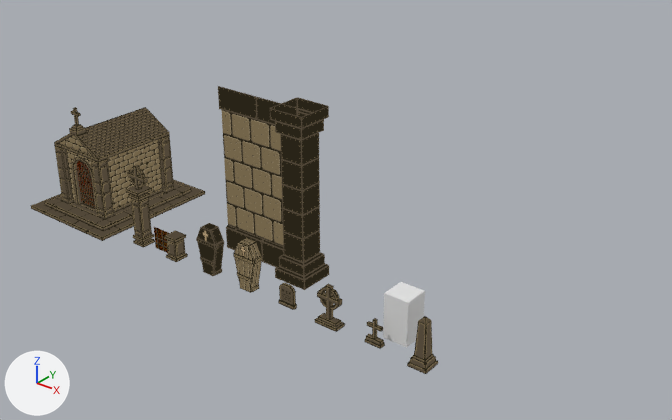
The Blender file Assets/_VanHelsingVR/Art/Blender/Props/Graveyard/Graveyard.blend as it was, and as the next commit left it.
Before and after are seen from a camera (50 mm lens) standing at (20.9, -24.0, 18.3) and looking at (-0.5, 2.8, 1.7). Arrows for +X, +Y and +Z are at lower left; the lights stay in place. The older version comes first.

The first picture shows 'Coffin', 'Coffin.001', 'Cover', 'Cover.001', 'Door', 'DoorFrame', 'Fence', 'GraveStone', 'GraveStone.001', 'GraveStone.002', 'GraveStone.003', 'LargePilar', 'Mausoleum', 'MausoleumInside', 'Pillar', 'Reference', 'SmallPilar', 'Wall'.
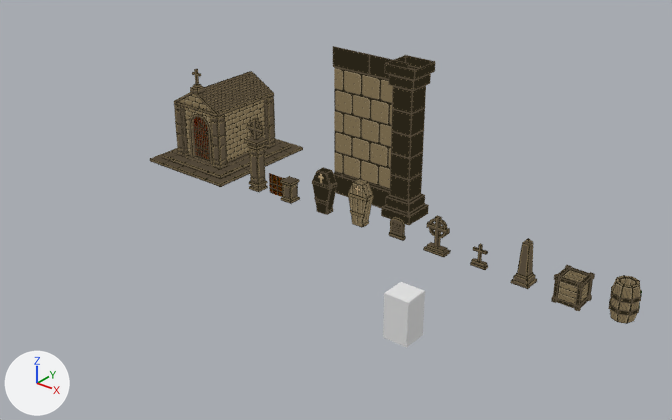
What changed in the scene script:
```text
Add me_cylinder_002:
    me_cylinder_002.from_pydata(...)  # 96 vertices, 90 faces; spans x -0.56..0.56, y -0.56..0.56, z -0.75..0.75
    me_cylinder_002.materials.append(mat_material)
Add me_cube_015:
    me_cube_015.from_pydata(...)  # 128 vertices, 126 faces; spans x -0.562..0.562, y -0.531..0.531, z -0.562..0.562
    me_cube_015.polygons.foreach_set('use_smooth', [True] * 126)
    me_cube_015.materials.append(mat_material)
Change ob_door:
    ob_door.location: (-11.0, -1.83, 1.66) -> (-11.0, 5.17, 1.66)
Change ob_doorframe:
    ob_doorframe.location: (-11.0, -1.7, 1.66) -> (-11.0, 5.3, 1.66)
Change ob_mausoleum:
    ob_mausoleum.location: (-11.0, 0.0, 0.0) -> (-11.0, 7.0, 0.0)
Change ob_mausoleuminside:
    ob_mausoleuminside.location: (-11.0, 0.0, 0.0) -> (-11.0, 7.0, 0.0)
Change ob_gravestone_003:
    ob_gravestone_003.location: (1.0, -2.0, 0.45) -> (1.0, 5.0, 0.45)
Change ob_gravestone_001:
    ob_gravestone_001.location: (5.0, -2.0, 0.45) -> (5.0, 5.0, 0.45)
Change ob_gravestone_002:
    ob_gravestone_002.location: (3.0, -2.0, 0.7) -> (3.0, 5.0, 0.7)
Change ob_gravestone:
    ob_gravestone.location: (7.0, -2.0, 0.5) -> (7.0, 5.0, 0.5)
Change ob_largepilar:
    ob_largepilar.location: (-7.0, -2.0, 2.61) -> (-7.0, 5.0, 2.61)
Change ob_smallpilar:
    ob_smallpilar.location: (-5.0, -2.0, 0.25) -> (-5.0, 5.0, 0.25)
Change ob_fence:
    ob_fence.location: (-5.78, -2.0, 0.5) -> (-5.78, 5.0, 0.5)
Change ob_coffin:
    ob_coffin.location: (-3.0, -2.0, 1.0) -> (-3.0, 5.0, 1.0)
Change ob_cover:
    ob_cover.location: (-3.38, -2.12, 0.66) -> (-3.38, 4.88, 0.66)
Change ob_coffin_001:
    ob_coffin_001.location: (-1.0, -2.0, 1.0) -> (-1.0, 5.0, 1.0)
Change ob_cover_001:
    ob_cover_001.location: (-1.38, -2.12, 0.66) -> (-1.38, 4.88, 0.66)
Change ob_pillar:
    ob_pillar.location: (0.0, 0.0, 0.0) -> (0.0, 7.0, 0.0)
Change ob_wall:
    ob_wall.location: (-2.0, 0.0, 0.0) -> (-2.0, 7.0, 0.0)
Add ob_barrel:
    ob_barrel = bpy.data.objects.new('Barrel', me_cylinder_002)
    ob_barrel.location = (11.0, 5.0, 0.75)
Add ob_box:
    ob_box = bpy.data.objects.new('Box', me_cube_015)
    ob_box.location = (9.0, 5.0, 0.5)
```

Where the change shows, as pixel boxes (x1, y1, x2, y2) in the pictures (672 x 420 px):
'Mausoleum', moved
    before: (31, 107, 205, 241)
    after: (150, 69, 303, 187)
'Wall', moved
    before: (218, 86, 297, 267)
    after: (333, 46, 408, 208)
'Pillar', moved
    before: (270, 97, 329, 290)
    after: (381, 55, 436, 225)
'LargePilar', moved
    before: (125, 165, 155, 248)
    after: (245, 118, 268, 192)
'GraveStone', moved
    before: (407, 316, 438, 374)
    after: (510, 238, 537, 289)
'GraveStone.002', moved
    before: (314, 284, 345, 332)
    after: (423, 215, 451, 257)
'Cover.001', moved
    before: (233, 242, 254, 293)
    after: (348, 182, 367, 228)
'Box', added (brown)
    after: (551, 265, 595, 311)
'Cover', moved
    before: (196, 227, 216, 276)
    after: (312, 170, 331, 215)
'Barrel', added (brown)
    after: (608, 275, 642, 324)
'DoorFrame', moved
    before: (67, 150, 97, 213)
    after: (185, 107, 213, 164)
'Door', moved
    before: (77, 161, 95, 209)
    after: (194, 117, 210, 161)
'SmallPilar', moved
    before: (164, 230, 188, 262)
    after: (280, 176, 300, 204)
'Coffin.001', moved
    before: (239, 238, 263, 292)
    after: (354, 179, 374, 227)
'Coffin', moved
    before: (202, 223, 224, 276)
    after: (318, 167, 337, 215)
'GraveStone.003', moved
    before: (278, 283, 297, 310)
    after: (389, 217, 406, 241)
'GraveStone.001', moved
    before: (364, 318, 385, 349)
    after: (470, 243, 488, 270)
'Fence', moved
    before: (154, 227, 169, 253)
    after: (269, 173, 284, 197)
'MausoleumInside', moved (mostly hidden)
    before: (80, 204, 95, 211)
    after: (194, 157, 210, 163)
